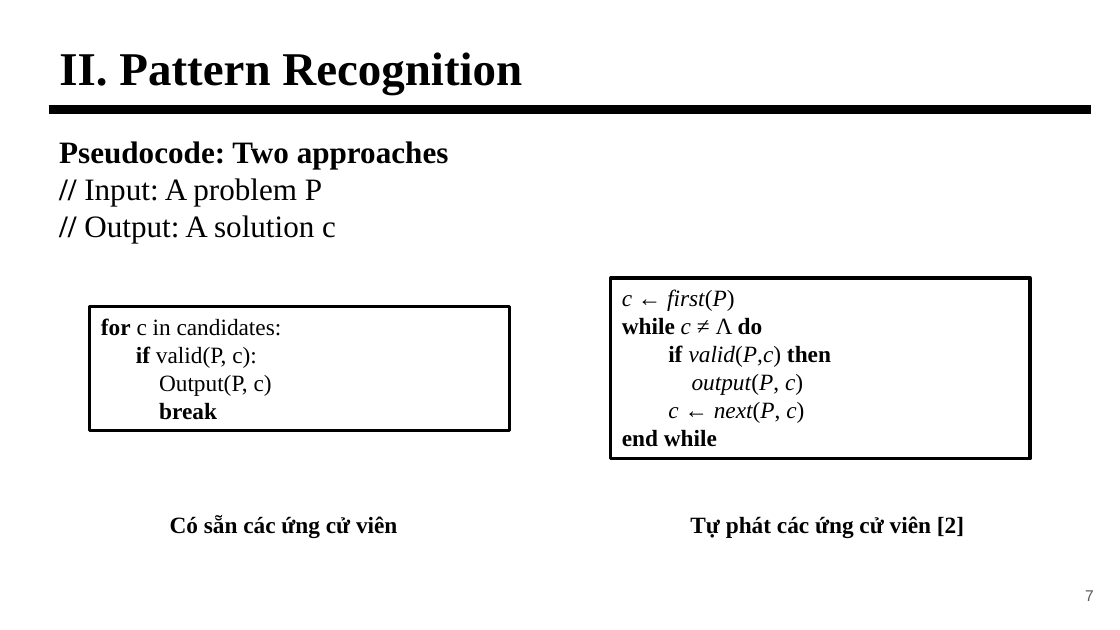
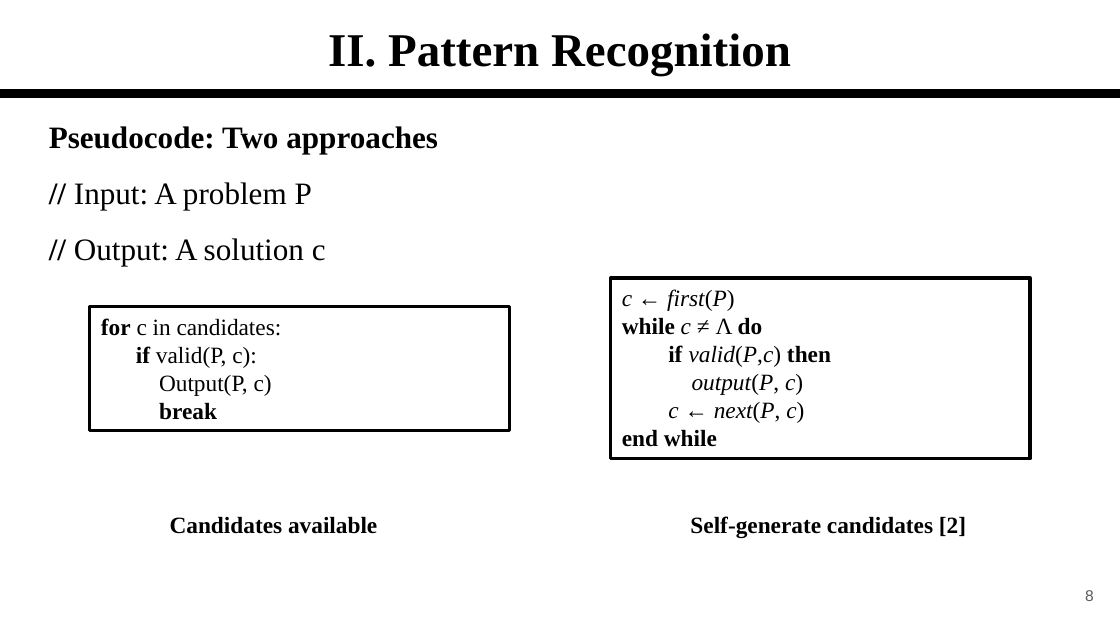
Before and after one commit to ThangDuong59/CS112.L23.KHCL, a slide deck: slide 8 of seminar/CS112-Brute-Force.pptx (slide 7 before the commit). Drawn at 1120x630 pixels with LibreOffice and Linux fonts; fonts in the diff are those of the drawing. Boxes give left, top, right and bottom in pixels: in the first picture for what was removed or moved away, otherwise in the second. Text is boxed around its words. In the diff, an @@ line names an element or a change of style, - is before the commit and + after.

Commit message:
update slides

```diff
--- a/seminar/CS112-Brute-Force.pptx
+++ b/seminar/CS112-Brute-Force.pptx
@@ title "II. Pattern Recognition": place and size @@
-title "II. Pattern Recognition" at (59,52,522,94)
+title "II. Pattern Recognition" at (328,33,791,76)
@@ title "II. Pattern Recognition" at (328,33,791,76): alignment left to centre @@
@@ line moved from (48, 110) - (1092, 110) to (0, 93) - (1120, 93) @@
@@ text "Pseudocode: Two approaches": place and size @@
-text "Pseudocode: Two approaches" at (59,141,449,243)
+text "Pseudocode: Two approaches" at (49,126,438,266)
@@ text "Pseudocode: Two approaches" at (49,126,438,266): line spacing 1 to 1.5 @@
@@ text at (170,516,377,534): text changed @@
-Có sẵn các ứng cử viên
+Candidates available
@@ text at (690,516,966,538): text changed @@
-Tự phát các ứng cử viên [2]
+Self-generate candidates [2]
@@ page number at (1085,590,1094,601): text changed @@
-7
+8
```
Also in this commit, not shown: 22 other slides changed, 1 slide added.
